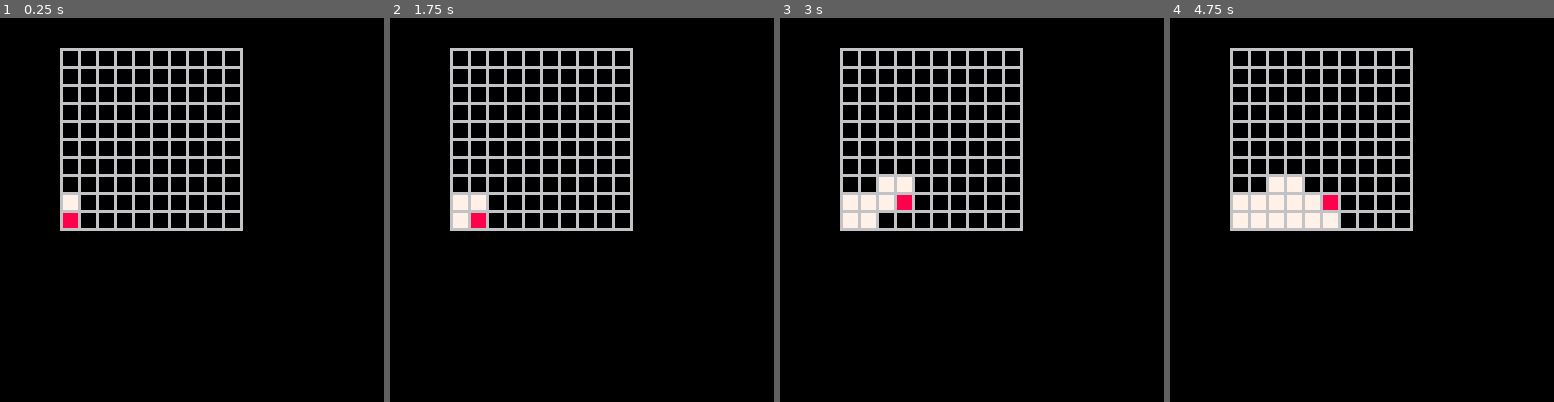
Above: before the commit, frames 1-4 (left to right).
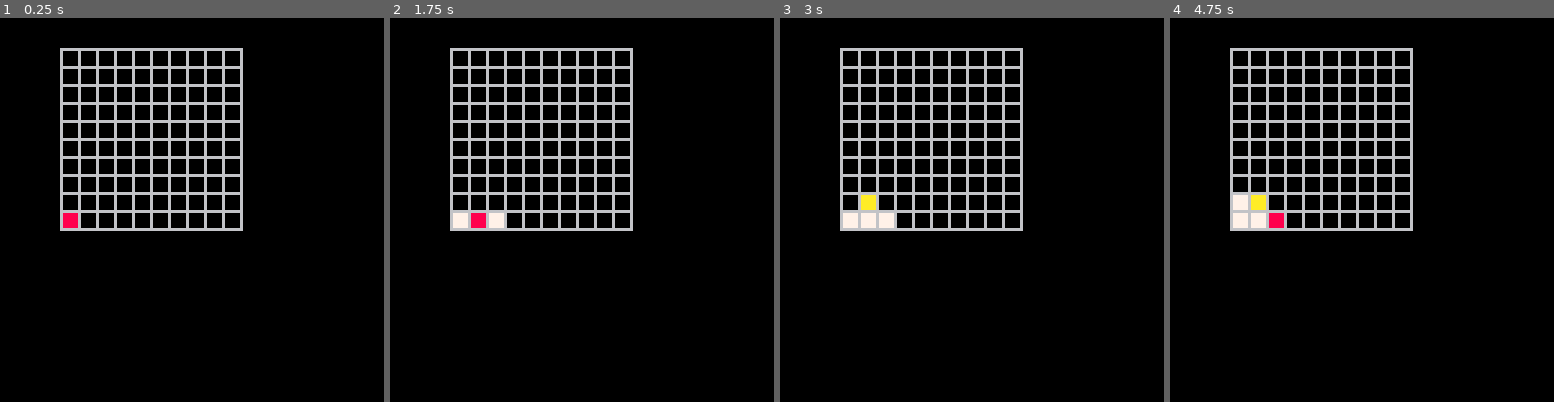
Above: after the commit, the same moments.

Repository: sargon2/pico8
Game: PICO-8 cartridge playground/uncovered/uncovered.p8
The game is run twice, just before and just after one commit, with the same random seed, the same clock (stepped at 60 frames per second) and the same inputs.
Inputs:
- Up to frame 1 (0.25 s): no input
- Up to frame 2 (1.75 s): hold Right from 1.6 s (still down)
- Up to frame 3 (3 s): release Right at 2.1 s; hold Up 2.15-2.42 s; hold Right from 2.47 s (still down)
- Up to frame 4 (4.75 s): release Right at 3.03 s; hold Left 3.08-3.58 s; hold Down 3.63-3.97 s; hold Right 4.02-4.68 s; hold Up from 4.73 s (still down)

The runs differ from the first frame. In frame 1, 0.2% of the frame differs, in the area x 16-21%, y 46-50%; in frame 2, 0.5%; in frame 3, 1.1%; in frame 4, 1.7%, in the area x 21-44%, y 41-55%.

Commit message:
Add initial randomality

Diff:
--- a/playground/uncovered/code.lua
+++ b/playground/uncovered/code.lua
@@ -2,6 +2,9 @@
 grid = {}
 player_x = 0
 player_y = 9
+overall_seed = nil
+last_failed_x = nil
+last_failed_y = nil
 
 --[[const]] grid_size_x = 10
 --[[const]] grid_size_y = 10
@@ -10,12 +13,18 @@
 --[[const]] grid_left = 20
 
 function _init()
+    -- Srand is already called with something random.  So to get a random initial seed, we can just
+    overall_seed = rnd()
     for i=0,grid_size_x-1 do
         grid[i] = {}
         for j=0,grid_size_y-1 do
             grid[i][j] = 0
         end
     end
+end
+
+function grid_rectfill(x, y, color)
+    rectfill(grid_left+x*grid_scale+1, grid_top+y*grid_scale+1, grid_left+(x+1)*grid_scale-1, grid_top+(y+1)*grid_scale-1, color)
 end
 
 function _draw()
@@ -32,16 +41,22 @@
     for x=0,grid_size_x-1 do
         for y=0,grid_size_y-1 do
             if grid[x][y] == 1 then
-                rectfill(grid_left+x*grid_scale+1, grid_top+y*grid_scale+1, grid_left+(x+1)*grid_scale-1, grid_top+(y+1)*grid_scale-1, 7)
+                grid_rectfill(x, y, 7)
             end
         end
     end
 
     -- Draw the player
-    rectfill(grid_left+player_x*grid_scale+1, grid_top+player_y*grid_scale+1, grid_left+(player_x+1)*grid_scale-1, grid_top+(player_y+1)*grid_scale-1, 8)
+    grid_rectfill(player_x, player_y, 8)
+
+    -- Draw last failed
+    if last_failed_x != nil then
+        grid_rectfill(last_failed_x, last_failed_y, 10)
+    end
 end
 
 function _update60()
+    local start_x, start_y = player_x, player_y
     if btnp(⬅️) and player_x > 0 then
         player_x -= 1
     end
@@ -56,7 +71,46 @@
     end
 
     if grid[player_x][player_y] == 0 then
-        grid[player_x][player_y] = 1
-        grid[player_x][player_y-1] = 1
+        srand(overall_seed + (player_x * grid_size_y + player_y))
+        local result = try(player_x, player_y, false)
+        if result == nil then
+            -- Reset seed to reproduce pattern
+            srand(overall_seed + (player_x * grid_size_y + player_y))
+            try(player_x, player_y, true)
+        else
+            -- Failed!
+            last_failed_x, last_failed_y = unpack(result)
+            player_x, player_y = start_x, start_y -- Undo the movement
+        end
     end
 end
+
+function try(x, y, execute) -- returns nil if success, {x, y} if failure
+    if grid[x][y] == 1 then
+        return {x, y}
+    end
+
+    local r
+    if x > 0 and rnd() < .25 then
+        r = try(x-1, y, execute)
+        if(r != nil) return r
+    end
+
+    if x < grid_size_x-1 and rnd() < .25 then
+        r = try(x+1, y, execute)
+        if(r != nil) return r
+    end
+
+    if y > 0 and rnd() < .25 then
+        r = try(x, y-1, execute)
+        if(r != nil) return r
+    end
+
+    if y < grid_size_y-1 and rnd() < .25 then
+        r = try(x, y+1, execute)
+        if(r != nil) return r
+    end
+
+    if(execute) grid[x][y] = 1
+    return nil
+end
